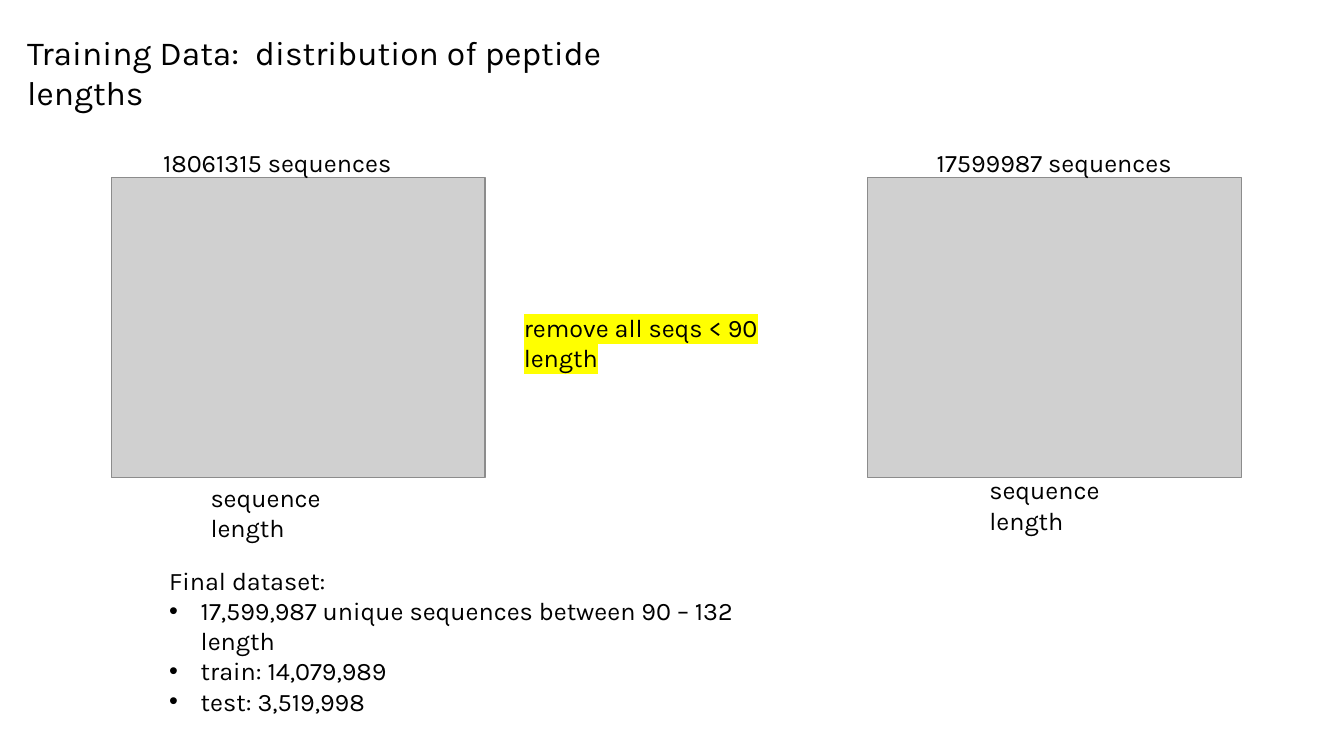
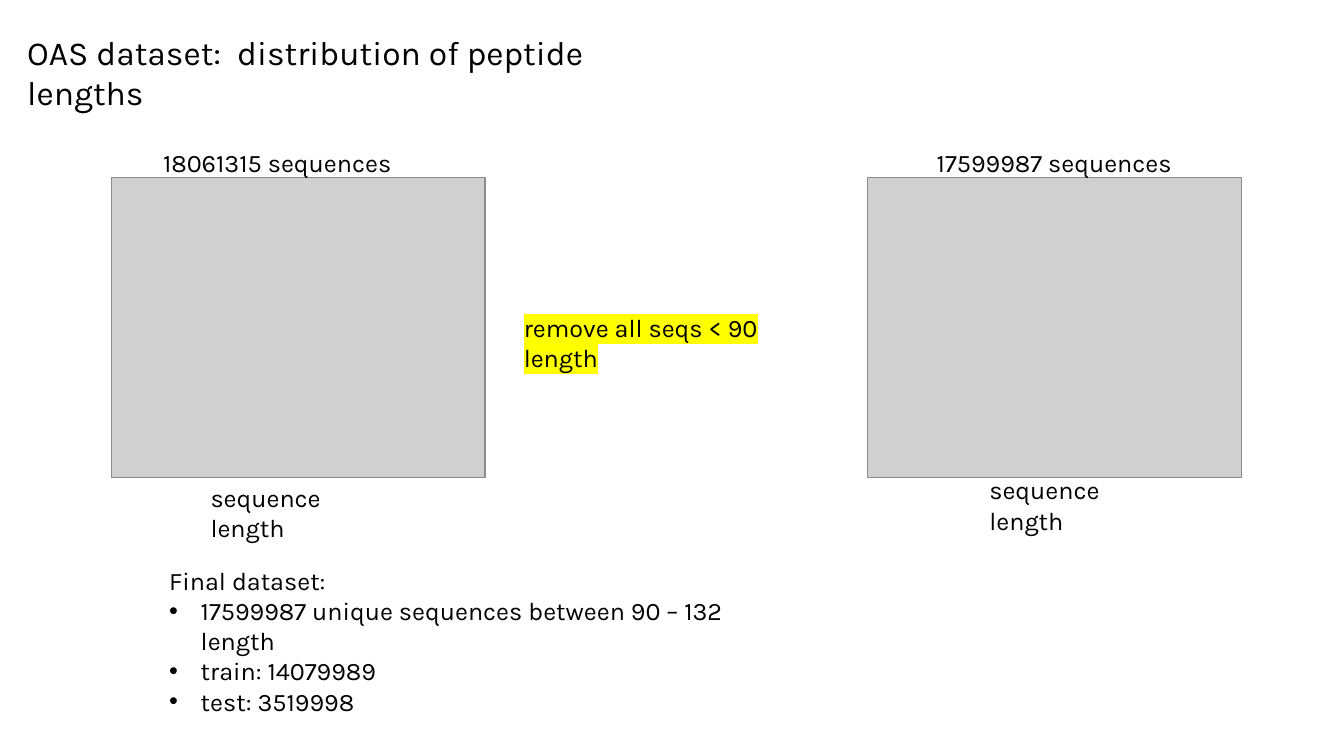
Before and after one commit to planaria158/BERT-antibody-antigen-binding-energy, a slide deck: slide 8 of Homework-aAlphaBio.pptx (slide 14 before the commit). Drawn at 1344x756 pixels with LibreOffice and Linux fonts; fonts in the diff are those of the drawing; grey boxes stand for pictures. Boxes give left, top, right and bottom in pixels: in the first picture for what was removed or moved away, otherwise in the second. Text is boxed around its words. In the diff, an @@ line names an element or a change of style, - is before the commit and + after.

```diff
--- a/Homework-aAlphaBio.pptx
+++ b/Homework-aAlphaBio.pptx
@@ text at (27,42,583,114): text changed @@
-Training Data: distribution of peptide lengths
+OAS dataset: distribution of peptide lengths
@@ text at (201,602,722,712): text changed @@
-• 17,599,987 unique sequences between 90 – 132 length
-• train: 14,079,989
-• test: 3,519,998
+• 17599987 unique sequences between 90 – 132 length
+• train: 14079989
+• test: 3519998
```
Also in this commit, not shown: 6 other slides changed, 5 slides added, 3 slides removed.
